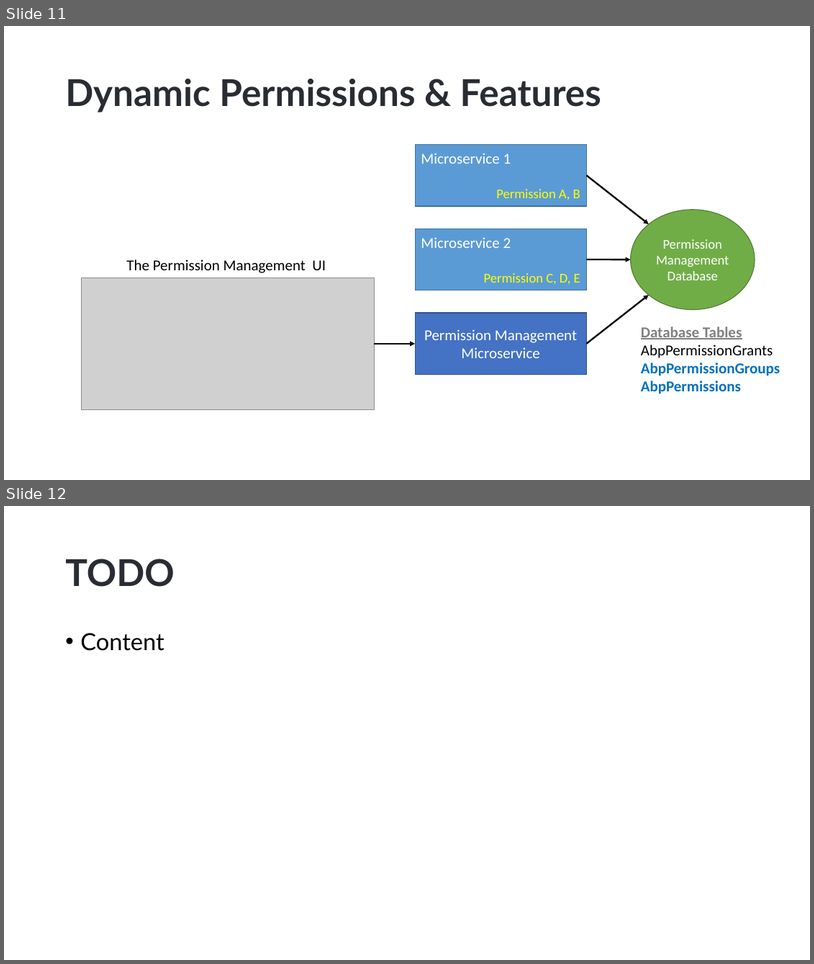
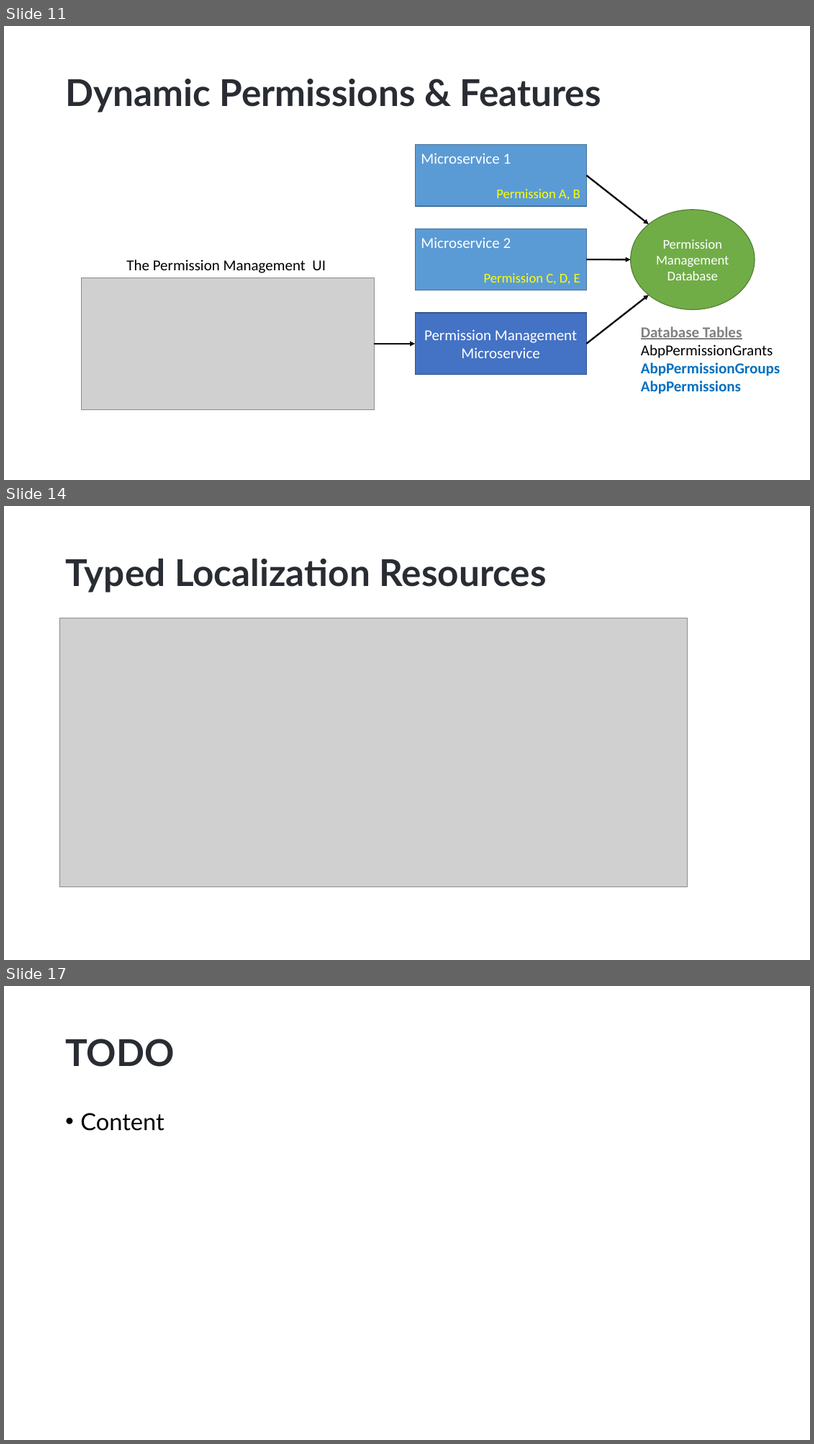
Before and after one commit to hikalkan/presentations, a slide deck: 2022-11-24 ABP Community Talks 2022.9/ABP-7-News.pptx. Shown one above the other, each under a label of ours: slides 11 and 12 before the commit, slides 11, 14 and 17 after it; the slides between them are not shown. The pictures are 814x964 and 814x1444 pixels, drawn with LibreOffice and Linux fonts; fonts in the diff are those of the drawing; grey boxes stand for pictures; background and template pictures are left out. Boxes give left, top, right and bottom in pixels: in the first picture for what was removed or moved away, otherwise in the second. Text is boxed around its words. In the diff, an @@ line names an element or a change of style, - is before the commit and + after.

```diff
--- a/2022-11-24 ABP Community Talks 2022.9/ABP-7-News.pptx
+++ b/2022-11-24 ABP Community Talks 2022.9/ABP-7-News.pptx
@@ slide 14 added at (4, 506, 810, 960), background picture (left out) @@
@@ title added at (65, 559, 547, 592), 44 pt, text #292D33, bold @@
+Typed Localization Resources
@@ picture added at (59, 618, 688, 887) @@
@@ what was slide 12 is now slide 17 @@
```
Also in this commit, not shown: 1 slide changed, 9 other slides added.
